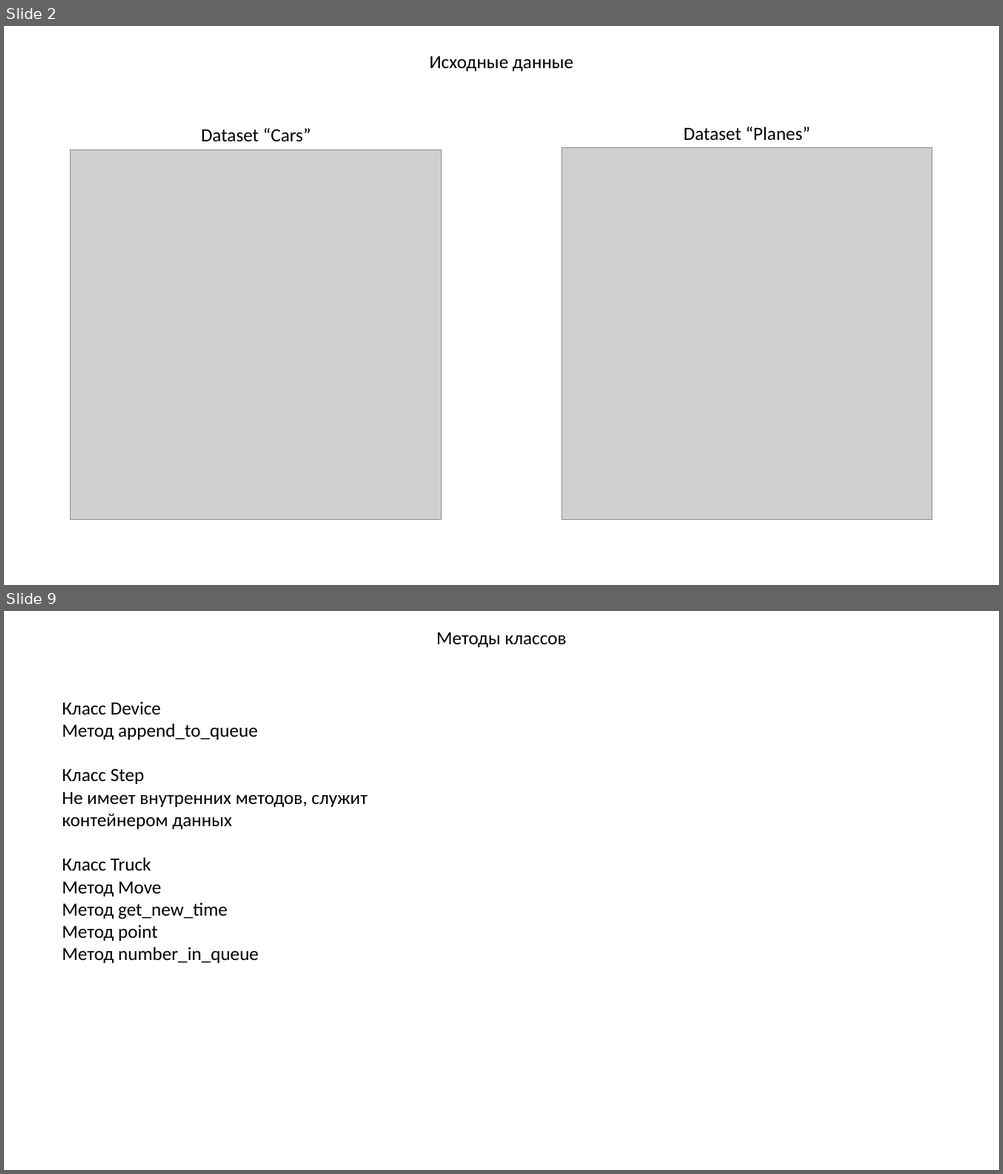
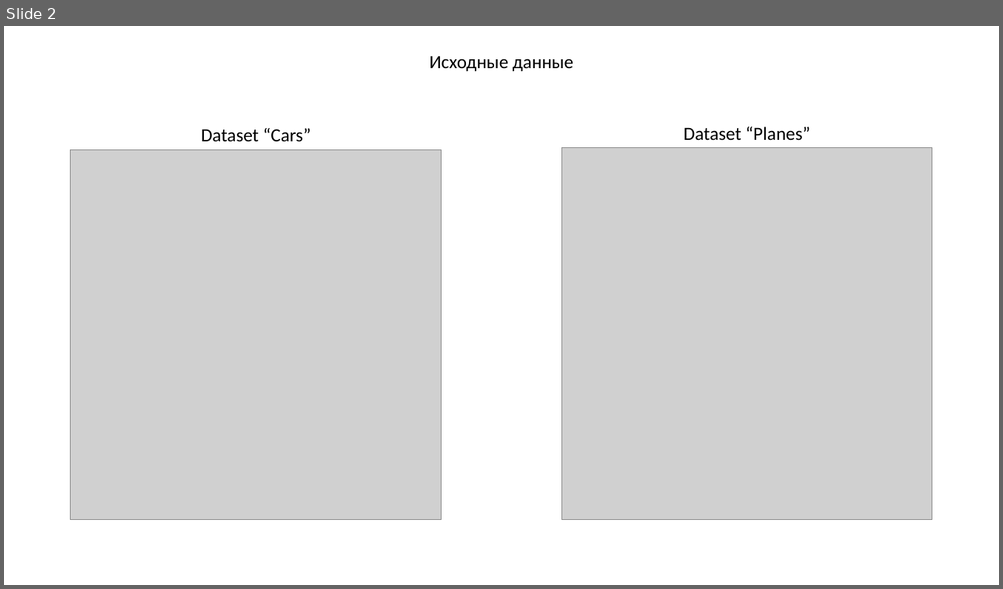
Before and after one commit to KanVull/Kursach-8Sem, a slide deck: Презентация.pptx. Shown one above the other, each under a label of ours: slides 2 and 9 before the commit, slide 2 after it; the slides between them are not shown. The pictures are 1003x1174 and 1003x589 pixels, drawn with LibreOffice and Linux fonts; fonts in the diff are those of the drawing; grey boxes stand for pictures. Boxes give left, top, right and bottom in pixels: in the first picture for what was removed or moved away, otherwise in the second. Text is boxed around its words. In the diff, an @@ line names an element or a change of style, - is before the commit and + after.

```diff
--- a/Презентация.pptx
+++ b/Презентация.pptx
@@ slide 9 removed at [4, 611, 999, 1170], background #FFFFFF @@
@@ text removed at [436, 632, 566, 647] @@
-Методы классов
@@ text removed at [62, 701, 367, 963] @@
-Класс Device
-Метод append_to_queue
-Класс Step
-Не имеет внутренних методов, служит контейнером данных
-Класс Truck
-Метод Move
-Метод get_new_time
-Метод point
-Метод number_in_queue
```
Also in this commit, not shown: 1 slide changed, 6 slides added, 13 other slides removed, 4 other files.
